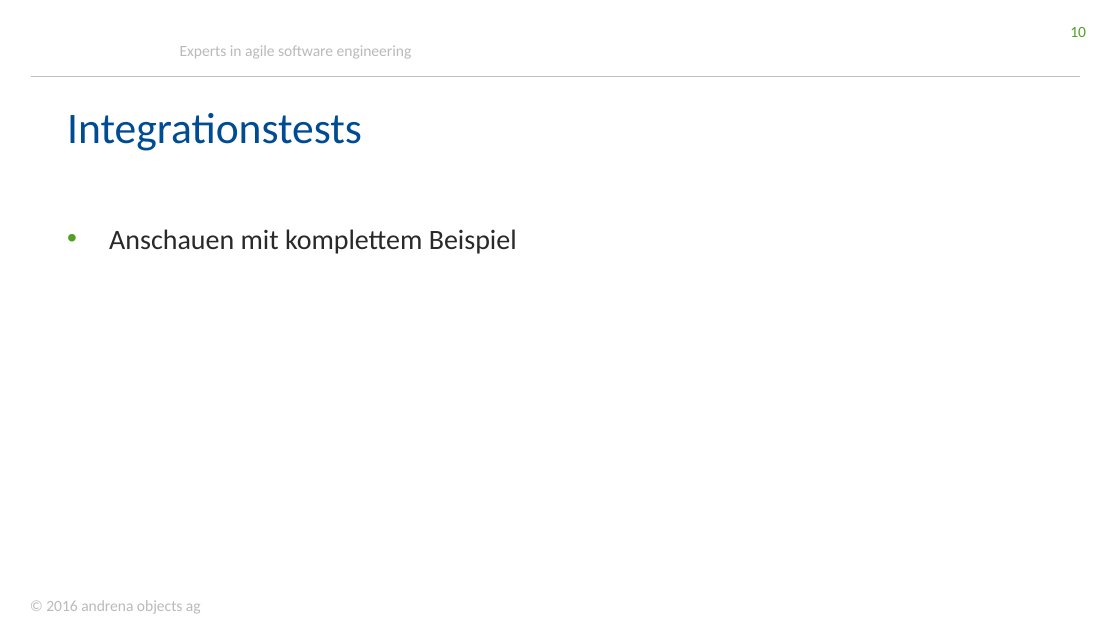
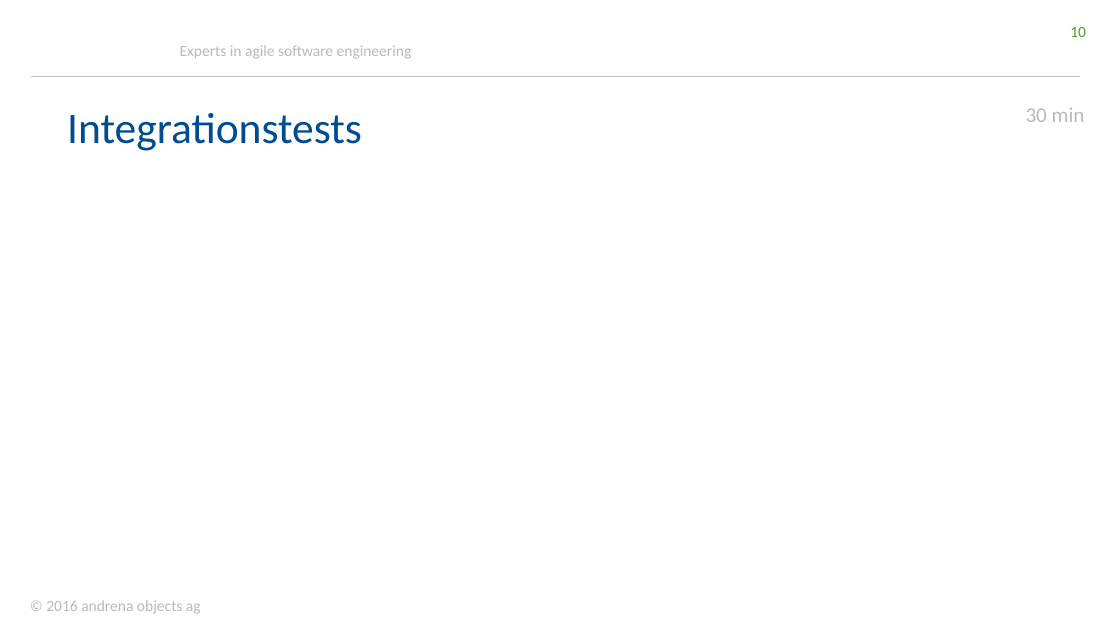
Before and after one commit to stklqt/oop-springboot-springdata-server, a slide deck: slide 10 of slides.pptx. Drawn at 1120x630 pixels with LibreOffice and Linux fonts; fonts in the diff are those of the drawing; background and template pictures are left out. Boxes give left, top, right and bottom in pixels: in the first picture for what was removed or moved away, otherwise in the second. Text is boxed around its words. In the diff, an @@ line names an element or a change of style, - is before the commit and + after.

```diff
--- a/slides.pptx
+++ b/slides.pptx
@@ text added at [1026,108,1085,122], 13.6 pt, text #BABABA @@
+30 min
@@ text removed at [109,229,517,254] @@
-• Anschauen mit komplettem Beispiel
```
Also in this commit, not shown: 9 other slides changed, 1 slide added.
